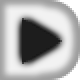
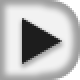
Revision of a layered 80x80 image; what changed, layer by layer:
pixels changed over [12, 11, 68, 70] (layer not identified)
